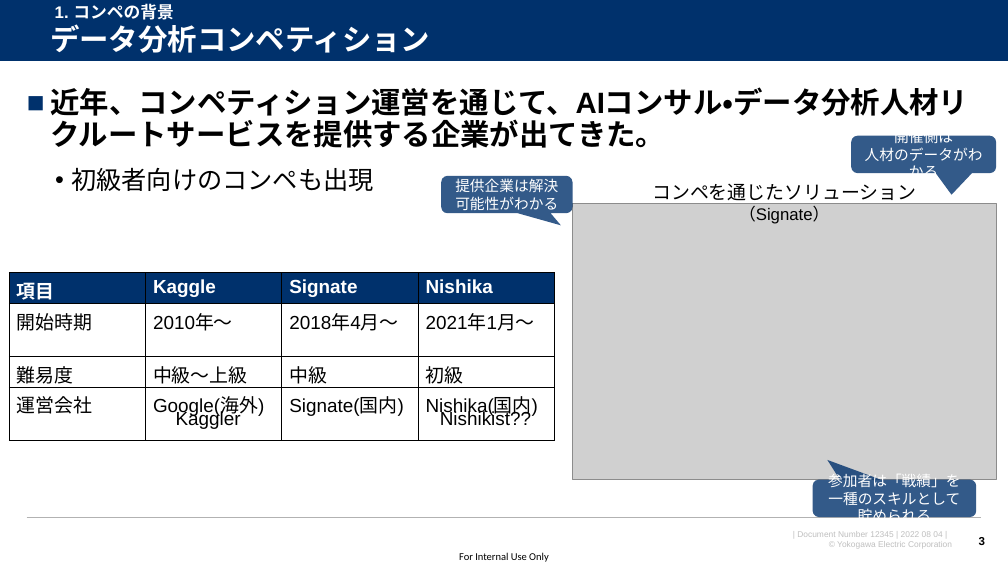
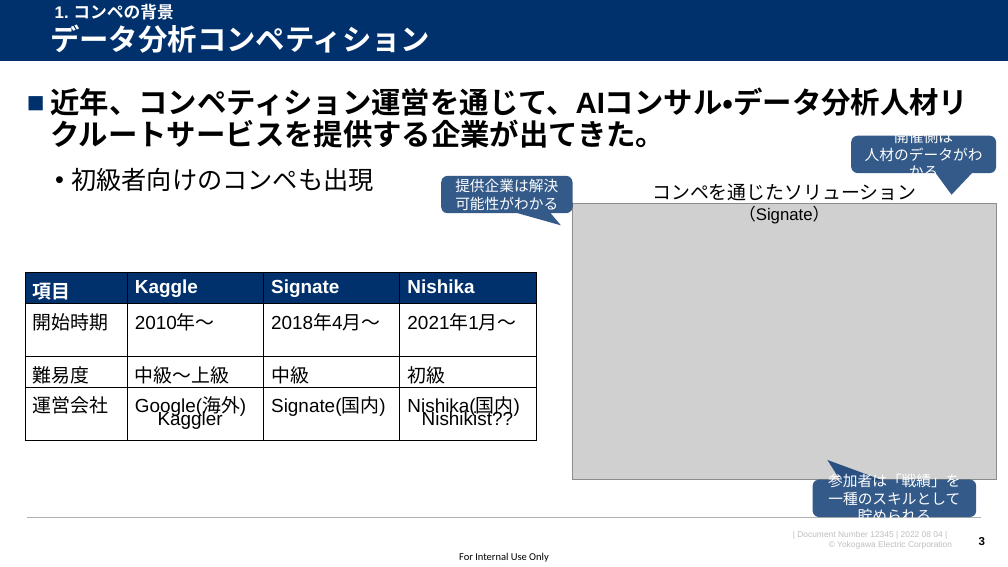
Before and after one commit to watarukumagai-git/opt, a slide deck: slide 3 of MMW/20220804_MMW_kumagai_rev.0.pptx. Drawn at 1008x567 pixels with LibreOffice and Linux fonts; fonts in the diff are those of the drawing; grey boxes stand for pictures; background and template pictures are left out. Boxes give left, top, right and bottom in pixels: in the first picture for what was removed or moved away, otherwise in the second. Text is boxed around its words. In the diff, an @@ line names an element or a change of style, - is before the commit and + after.

```diff
--- a/MMW/20220804_MMW_kumagai_rev.0.pptx
+++ b/MMW/20220804_MMW_kumagai_rev.0.pptx
@@ table: place and size @@
-table at <box>9,273,554,421</box>
+table at <box>25,273,535,421</box>
@@ text "Kaggler": place and size @@
-text "Kaggler" at <box>176,411,241,429</box>
+text "Kaggler" at <box>158,411,223,429</box>
@@ text "Nishikist??": place and size @@
-text "Nishikist??" at <box>440,411,531,425</box>
+text "Nishikist??" at <box>422,411,513,425</box>
```
Also in this commit, not shown: 9 other slides changed, 4 slides added, 1 slide removed.
